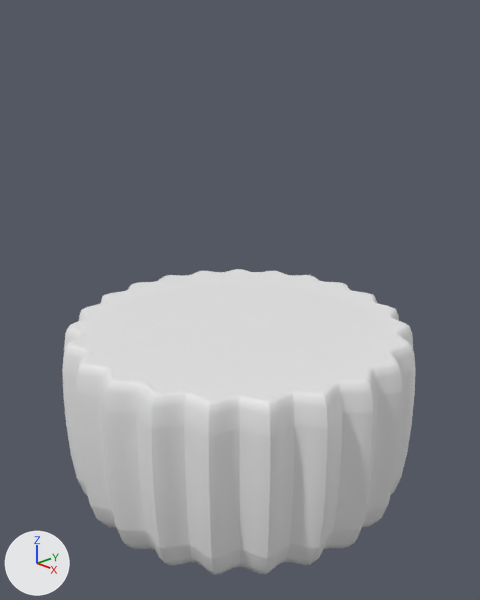
Two versions of the Blender file Happy Scrap - Mel & Ali/Cupcake/untitled.blend, one commit apart.
Both versions are drawn from a camera (50 mm lens) standing at (2.36, -2.22, 2.25) and looking at (0.03, -0.02, 1.04). Every picture has the same lights, and +X, +Y and +Z are marked at lower left.
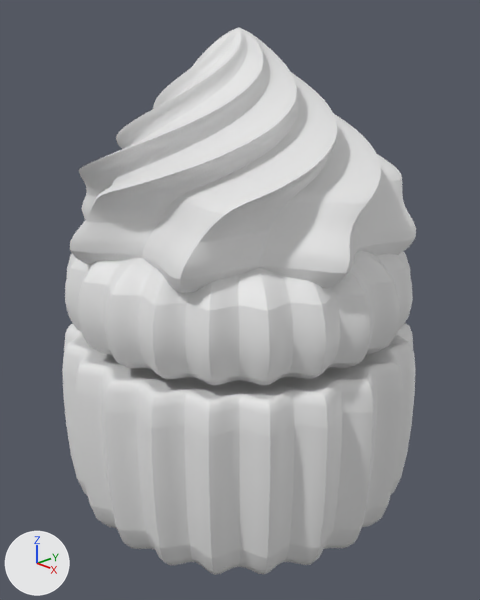
Location of each change, [x1, y1, x2, y2] in pixels of the pictures (480 x 600 px):
'Star', added: after [70, 27, 416, 293]
'Circle.001', reshaped, moved, rescaled: before [76, 271, 402, 399]; after [65, 251, 413, 385]
part 1 of me_circle_001, added: after [65, 251, 413, 385]
part 2 of me_circle_001, deleted: before [76, 271, 402, 399]

Diff of the bpy script that builds the scene:
```diff
--- a/Happy Scrap - Mel & Ali/Cupcake/untitled.blend.py
+++ b/Happy Scrap - Mel & Ali/Cupcake/untitled.blend.py
@@ me_circle_001 @@
 # used by ob_circle_001; location = (0.0, 0.0, 0.0)
-me_circle_001.from_pydata(...)  # 139 vertices, 138 faces; spans x -0.9..0.9, y -0.89..0.9, z 0.91
+me_circle_001.from_pydata(...)  # 278 vertices, 322 faces; spans x -0.9..0.9, y -0.89..0.9, z 0.0..0.51
+# me_circle_001 part 1: 278 vertices added at x -0.9..0.9, y -0.89..0.9, z 0.0..0.51
+# me_circle_001 part 2: 139 vertices removed from x -0.9..0.9, y -0.89..0.9, z 0.91
@@ me_star @@
+me_star.from_pydata(...)  # 354 vertices, 368 faces; spans x -1.03..1.03, y -1.03..1.03, z -0.53..0.28
+me_star.polygons.foreach_set('use_smooth', [True] * 368)
@@ ob_circle_001 @@
 ob_circle_001 = bpy.data.objects.new('Circle.001', me_circle_001)
-ob_circle_001.location = (0.0, 0.0, 0.0)
+ob_circle_001.location = (0.0, 0.0, 0.907)
+ob_circle_001.scale = (1.05, 1.05, 1.05)
 _m = ob_circle_001.modifiers.new('Subdivision', 'SUBSURF')
@@ ob_star @@
+ob_star = bpy.data.objects.new('Star', me_star)
+ob_star.location = (0.0, 0.0, 1.965)
+ob_star.scale = (1.07, 1.07, 1.4)
+_m = ob_star.modifiers.new('Subdivision', 'SUBSURF')
+_m.levels = 3
```
